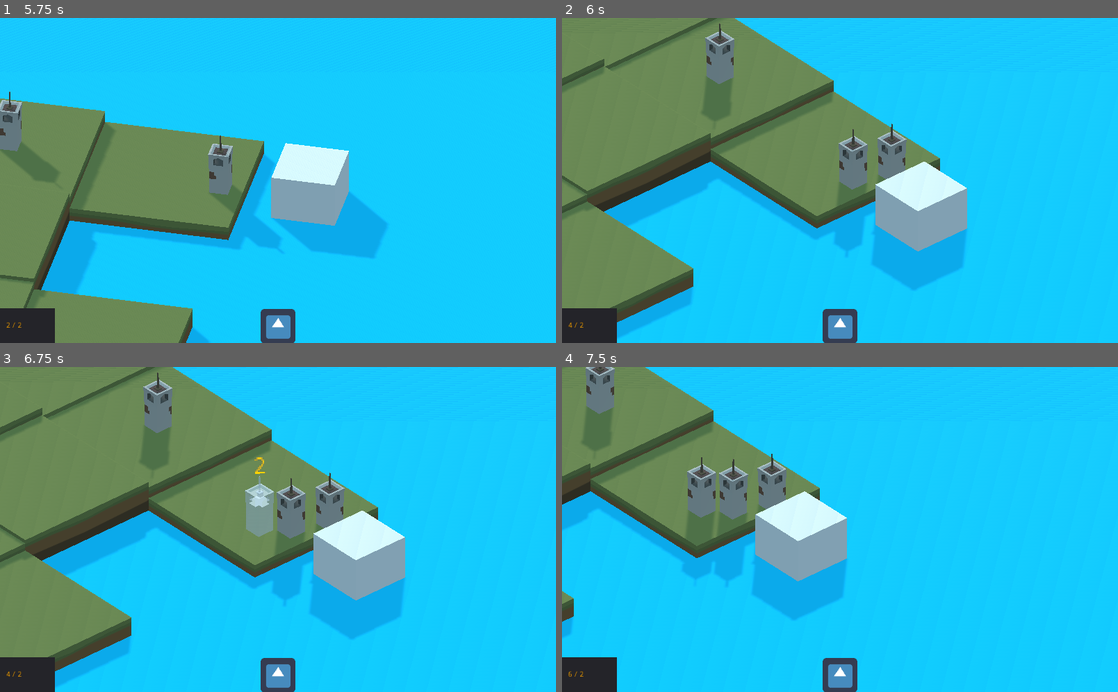
Above: before the commit, frames 1-4 (two rows, left to right).
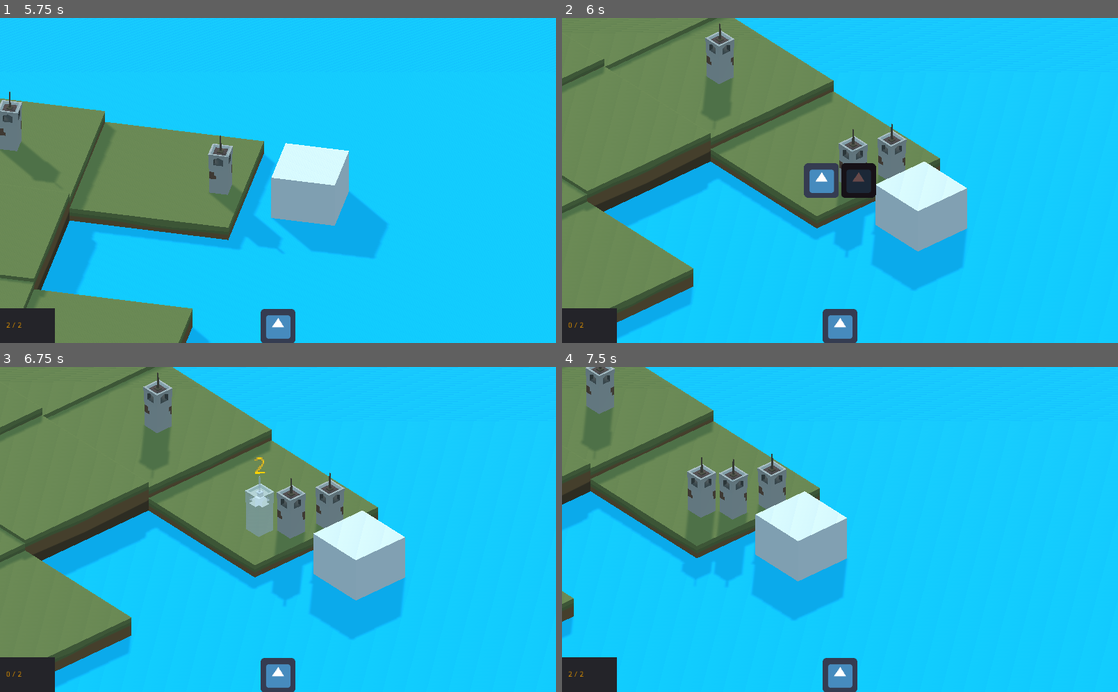
Above: after the commit, the same moments.

Repository: theludovyc/Godot_Islanders
Game: Godot game, scene res://Scene/Game.tscn
Two runs of this game, one before a commit and one after it. Both use one fixed random seed, a clock stepped at 60 frames per second and the inputs below. The engine's default icon, where the game draws it, is replaced by a stand-in: a white triangle on a blue panel in a dark square.
Inputs (mouse positions are in pixels of both pictures, inside the frame that each line leads up to):
- Up to frame 1 (5.75 s): click (261, 180) at 0.5 s; click (278, 326) at 1.25 s; click (278, 326) at 2 s; click (278, 326) at 2.75 s; tap Enter at 3.5 s; move the mouse to (400, 164) at 3.52 s; hold Middle mouse button (mouse_middle) 3.53-4.28 s; click (400, 164) at 3.67 s; move the mouse to (166, 196) at 4.27 s; right-click (166, 196) at 4.35 s; click (166, 196) at 4.42 s; tap Space at 5 s; move the mouse to (333, 109) at 5.02 s; hold Middle mouse button (mouse_middle) from 5.03 s (still down); click (333, 109) at 5.17 s
- Up to frame 2 (6 s): move the mouse to (812, 245) at 5.77 s; release Middle mouse button (mouse_middle) at 5.78 s; right-click (812, 245) at 5.85 s; click (812, 245) at 5.92 s
- Up to frame 3 (6.75 s): click (261, 529) at 6.52 s
- Up to frame 4 (7.5 s): tap Enter at 7.25 s; move the mouse to (1006, 578) at 7.27 s; hold Middle mouse button (mouse_middle) from 7.28 s (still down); click (1006, 578) at 7.42 s

Frame 1 is identical in both runs. In frame 2, 1.3% of the frame differs, in the area x 1-57%, y 44-96%; in frame 3, less than 0.1%; in frame 4, less than 0.1%.

Commit message:
avoid button building duplicates

Diff:
--- a/Script/GUI.gd
+++ b/Script/GUI.gd
@@ -25,17 +25,21 @@
 #	pass
 
 func add_button_building(button_name:String):
-	var button = TextureButton.new()
-	button.name = button_name
+	if !node_building.has_node(button_name):
+		var button = TextureButton.new()
+		button.name = button_name
 
-	button.texture_normal = icon
+		button.texture_normal = icon
 
-	button.connect("pressed", self, "_on_button_building_pressed", [button_name])
+		button.connect("pressed", self, "_on_button_building_pressed", [button_name])
 
-	node_building.add_child(button)
+		node_building.add_child(button)
 
 func hide_pack():
 	node_pack.hide()
+
+func show_pack():
+	node_pack.show()
 
 func _on_button_building_pressed(button_name):
 	emit_signal("button_pressed", button_name)
--- a/Script/Game.gd
+++ b/Script/Game.gd
@@ -47,6 +47,11 @@
 
 func _on_Selection_pop_building(bonus):
 	score += bonus
+
+	if score > score_max:
+		score = 0
+		gui.show_pack()
+
 	gui.update_score(score)
 	pass # Replace with function body.
 
